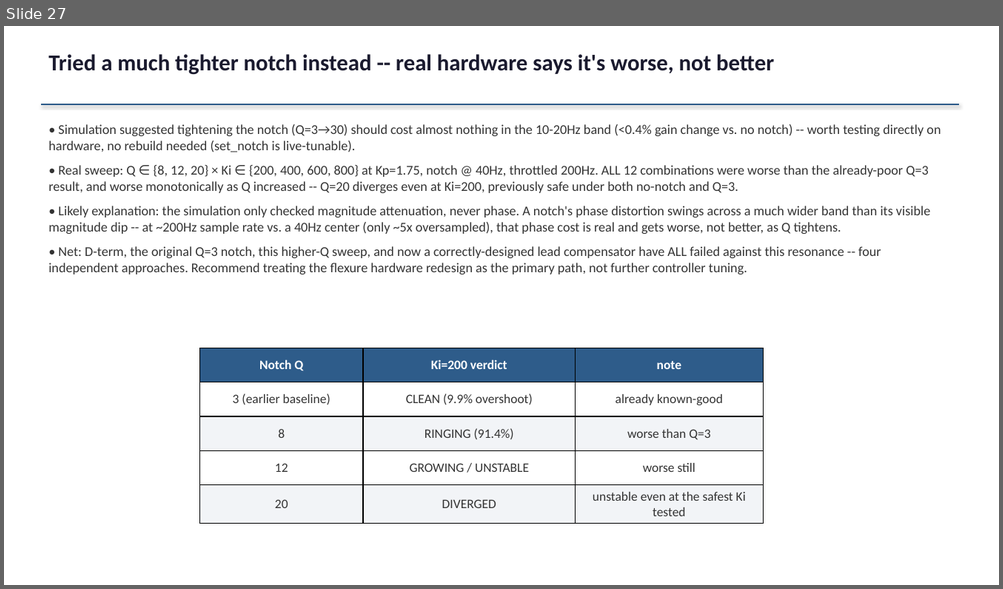
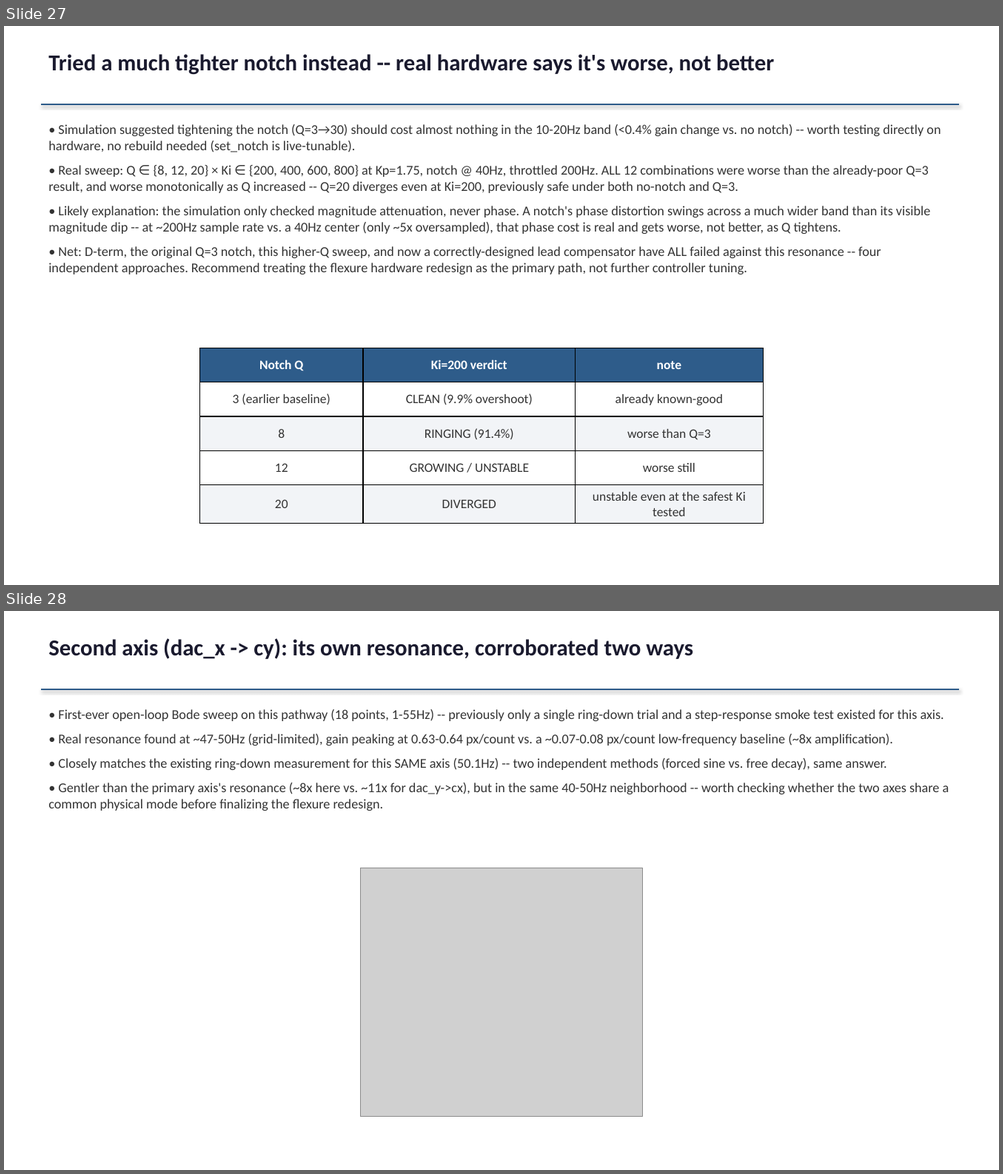
Before and after one commit to ucsbdeepspace/rpi_camera_system, a slide deck: docs/session_results_2026-08-18_pid_tuning.pptx. Shown one above the other, each under a label of ours: slide 27 before the commit, slides 27 and 28 after it. The pictures are 1003x589 and 1003x1174 pixels, drawn with LibreOffice and Linux fonts; fonts in the diff are those of the drawing; grey boxes stand for pictures. Boxes give left, top, right and bottom in pixels: in the first picture for what was removed or moved away, otherwise in the second. Text is boxed around its words. In the diff, an @@ line names an element or a change of style, - is before the commit and + after.

```diff
--- a/docs/session_results_2026-08-18_pid_tuning.pptx
+++ b/docs/session_results_2026-08-18_pid_tuning.pptx
@@ slide 28 added at (4, 611, 999, 1170), background #FFFFFF @@
@@ text added at (48, 638, 693, 659), 22 pt, text #1A1A2E, bold @@
+Second axis (dac_x -> cy): its own resonance, corroborated two ways
@@ line added from (41, 689) to (959, 689), #2E5C8A 1.5 pt @@
@@ text added at (48, 709, 949, 811), 13 pt, text #333333 @@
+• First-ever open-loop Bode sweep on this pathway (18 points, 1-55Hz) -- previously only a single ring-down trial and a step-response smoke test existed for this axis.
+• Real resonance found at ~47-50Hz (grid-limited), gain peaking at 0.63-0.64 px/count vs. a ~0.07-0.08 px/count low-frequency baseline (~8x amplification).
+• Closely matches the existing ring-down measurement for this SAME axis (50.1Hz) -- two independent methods (forced sine vs. free decay), same answer.
+• Gentler than the primary axis's resonance (~8x here vs. ~11x for dac_y->cx), but in the same 40-50Hz neighborhood -- worth checking whether the two axes share a common physical mode before finalizing the flexure redesign.
@@ picture added at (361, 868, 643, 1117) @@
```
